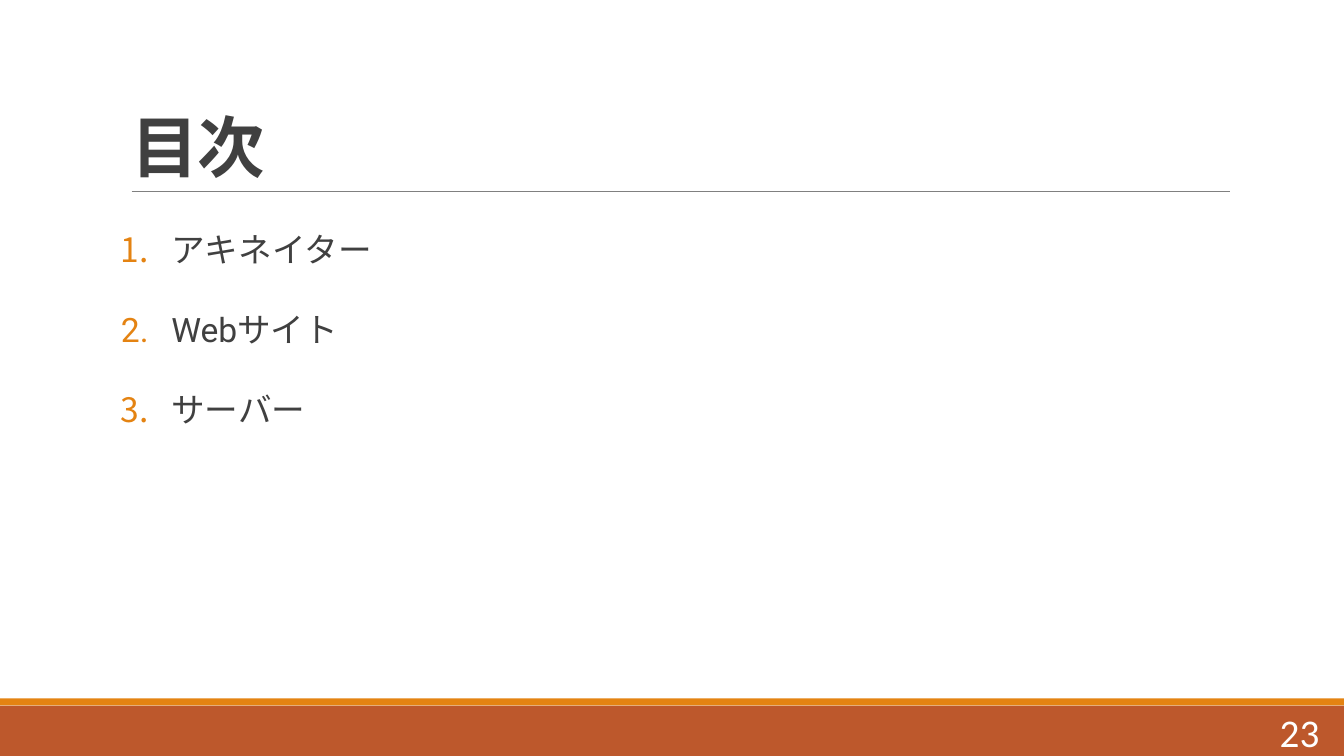
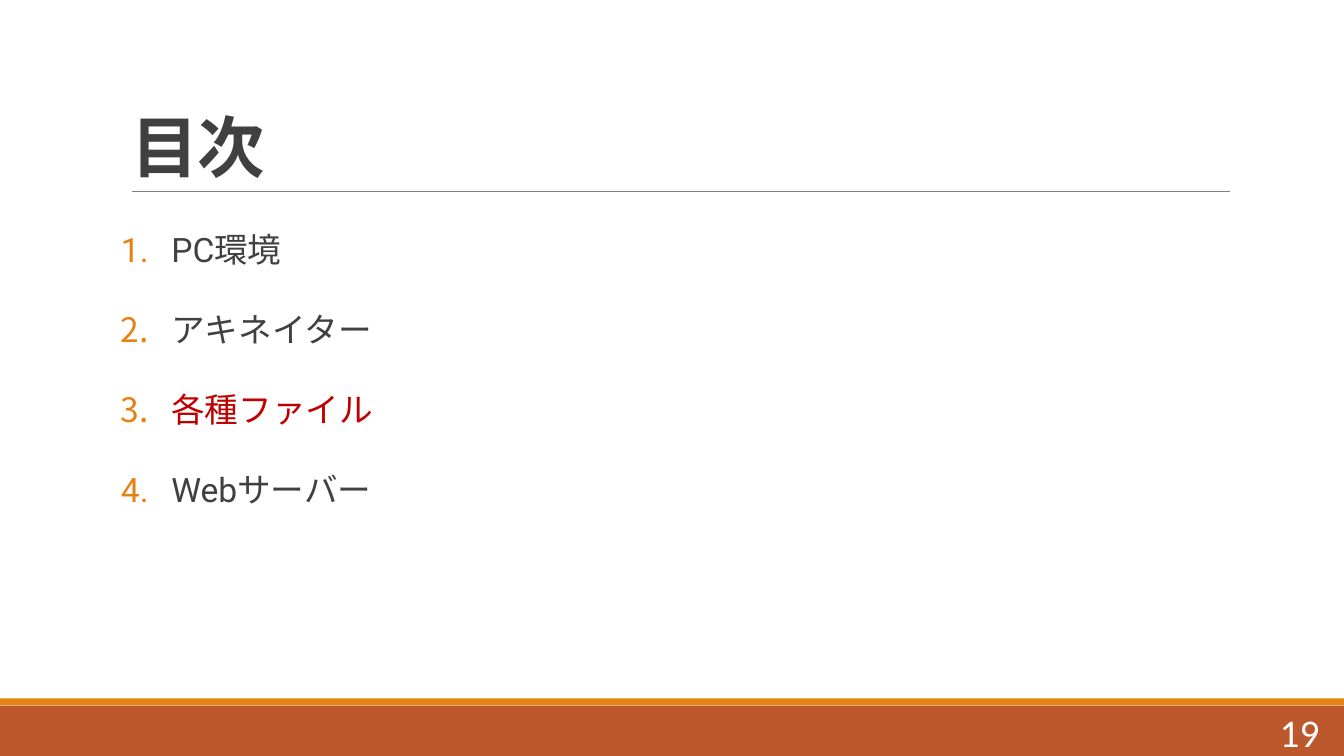
Before and after one commit to navy1634/Teach, a slide deck: slide 19 of Akinator/Akinator.pptx (slide 23 before the commit). Drawn at 1344x756 pixels with LibreOffice and Linux fonts; fonts in the diff are those of the drawing. Boxes give left, top, right and bottom in pixels: in the first picture for what was removed or moved away, otherwise in the second. Text is boxed around its words. In the diff, an @@ line names an element or a change of style, - is before the commit and + after.

```diff
--- a/Akinator/Akinator.pptx
+++ b/Akinator/Akinator.pptx
@@ text at <box>171,234,281,265</box>: paragraph added @@
+1. PC環境
@@ text at <box>171,393,373,504</box>: text changed @@
-2. Webサイト
-3. サーバー
+3. 各種ファイル
+4. Webサーバー
@@ page number at <box>1280,721,1320,747</box>: text changed @@
-23
+19
```
Also in this commit, not shown: 14 other slides changed, 2 slides added, 2 other files.
